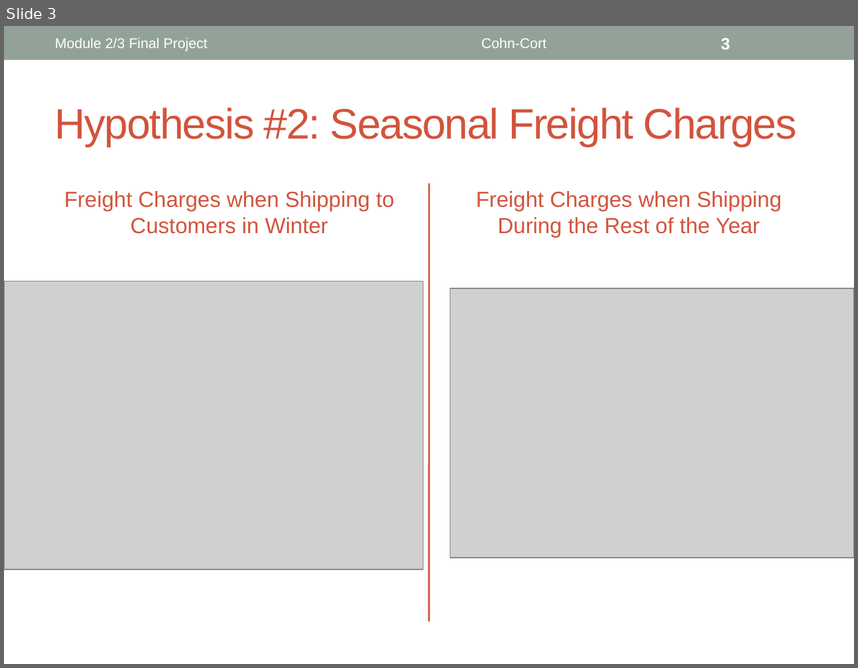
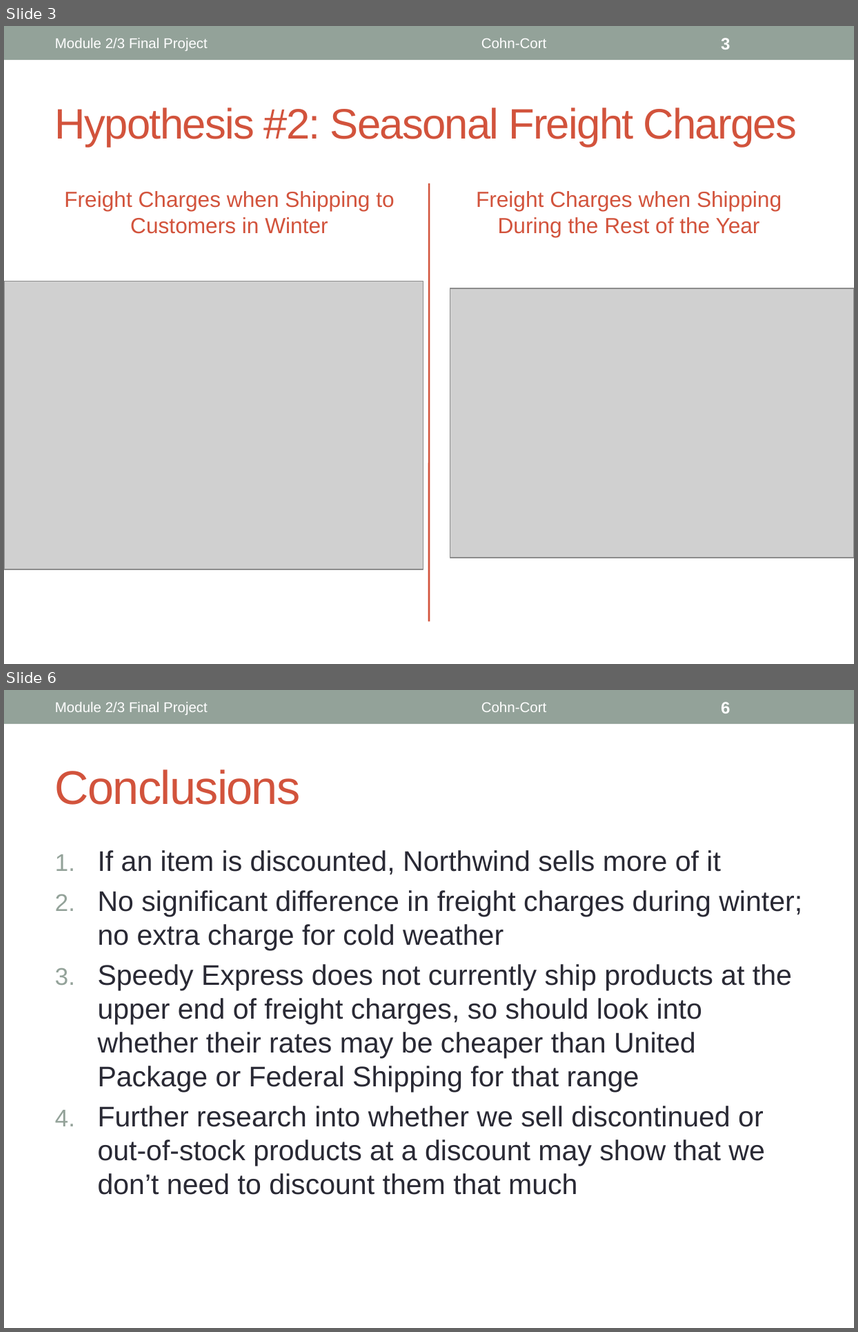
Before and after one commit to bronwencc/Module-3-Project, a slide deck: Module2-Final-Project.pptx. Shown one above the other, each under a label of ours: slide 3 before the commit, slides 3 and 6 after it; the slides between them are not shown. The pictures are 858x668 and 858x1332 pixels, drawn with LibreOffice and Linux fonts; fonts in the diff are those of the drawing; grey boxes stand for pictures. Boxes give left, top, right and bottom in pixels: in the first picture for what was removed or moved away, otherwise in the second. Text is boxed around its words. In the diff, an @@ line names an element or a change of style, - is before the commit and + after.

Commit message:
Completed revisions to project and presentation

```diff
--- a/Module2-Final-Project.pptx
+++ b/Module2-Final-Project.pptx
@@ slide 6 added at [4,690,854,1328], background #FFFFFF; not listed: 1 template element that a slide beside it also shows @@
@@ text added at [55,702,208,715], 12 pt, text #FFFFFF @@
+Module 2/3 Final Project
@@ text added at [481,702,547,712], 12 pt, text #FFFFFF @@
+Cohn-Cort
@@ page number added at [721,702,730,713], 14 pt, text #FFFFFF, bold @@
+6
@@ title added at [55,769,301,805], 40 pt, text #D2533C @@
+Conclusions
@@ text added at [98,850,802,1194], 24 pt, text #292934 @@
+1. If an item is discounted, Northwind sells more of it
+2. No significant difference in freight charges during winter; no extra charge for cold weather
+3. Speedy Express does not currently ship products at the upper end of freight charges, so should look into whether their rates may be cheaper than United Package or Federal Shipping for that range
+4. Further research into whether we sell discontinued or out-of-stock products at a discount may show that we don’t need to discount them that much
```
Also in this commit, not shown: 4 slides changed, 2 other files.
